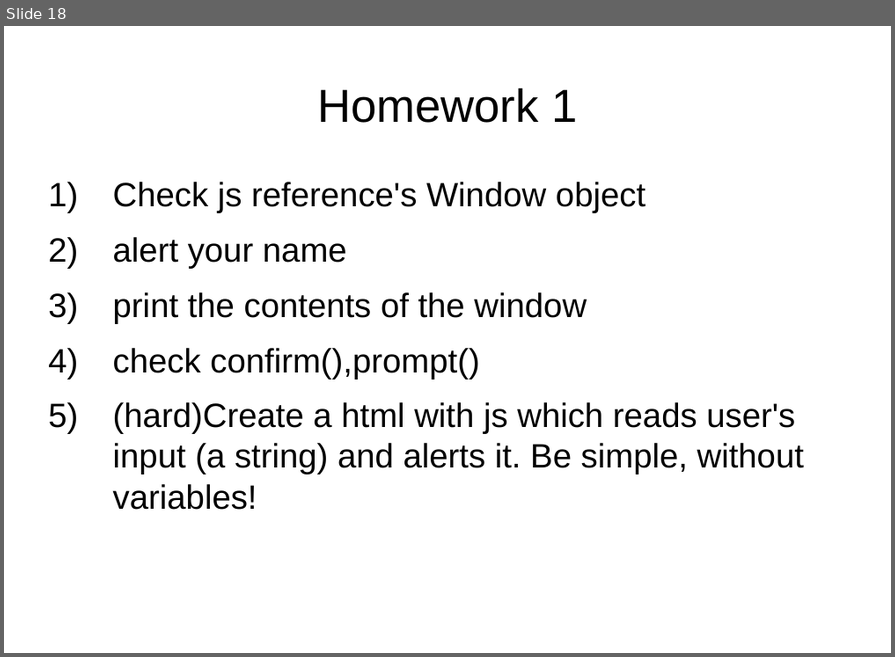
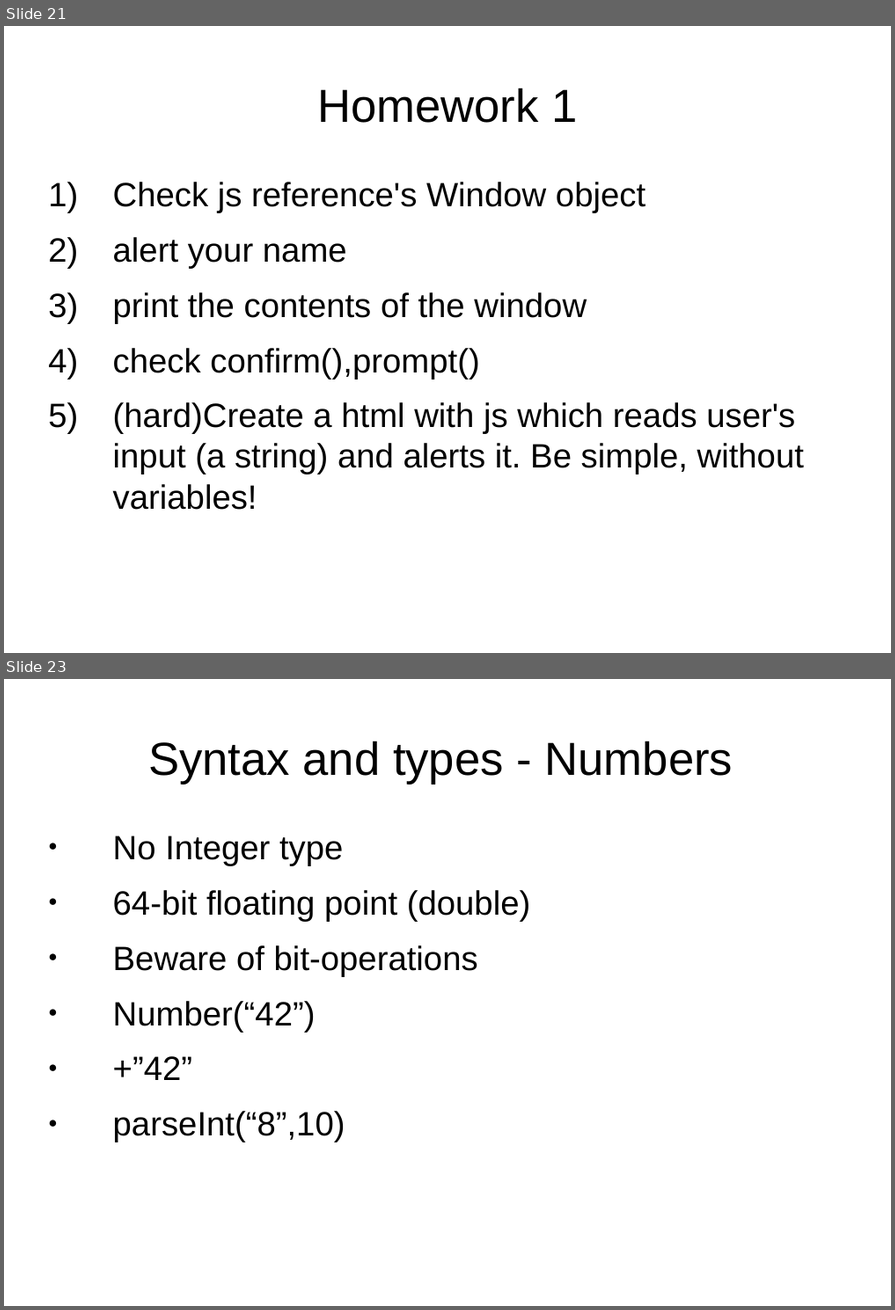
Before and after one commit to peterborkuti/other, a slide deck: JavaScriptBasics/jsbasics-slide.odp. Shown one above the other, each under a label of ours: slide 18 before the commit, slides 21 and 23 after it; the slides between them are not shown. The pictures are 895x657 and 895x1310 pixels, drawn with LibreOffice and Linux fonts; fonts in the diff are those of the drawing. Boxes give left, top, right and bottom in pixels: in the first picture for what was removed or moved away, otherwise in the second. Text is boxed around its words. In the diff, an @@ line names an element or a change of style, - is before the commit and + after.

```diff
--- a/JavaScriptBasics/jsbasics-slide.odp
+++ b/JavaScriptBasics/jsbasics-slide.odp
@@ slide 23 added at <box>4,679,891,1306</box>, background #FFFFFF @@
@@ title added at <box>148,741,734,784</box>, 44 pt, text #000000 @@
+Syntax and types - Numbers
@@ text added at <box>113,836,531,1143</box>, 32 pt, text #000000 @@
+● No Integer type
+● 64-bit floating point (double)
+● Beware of bit-operations
+● Number(“42”)
+● +”42”
+● parseInt(“8”,10)
@@ what was slide 18 is now slide 21 @@
```
Also in this commit, not shown: 3 slides changed, 9 other slides added, 1 other file.
